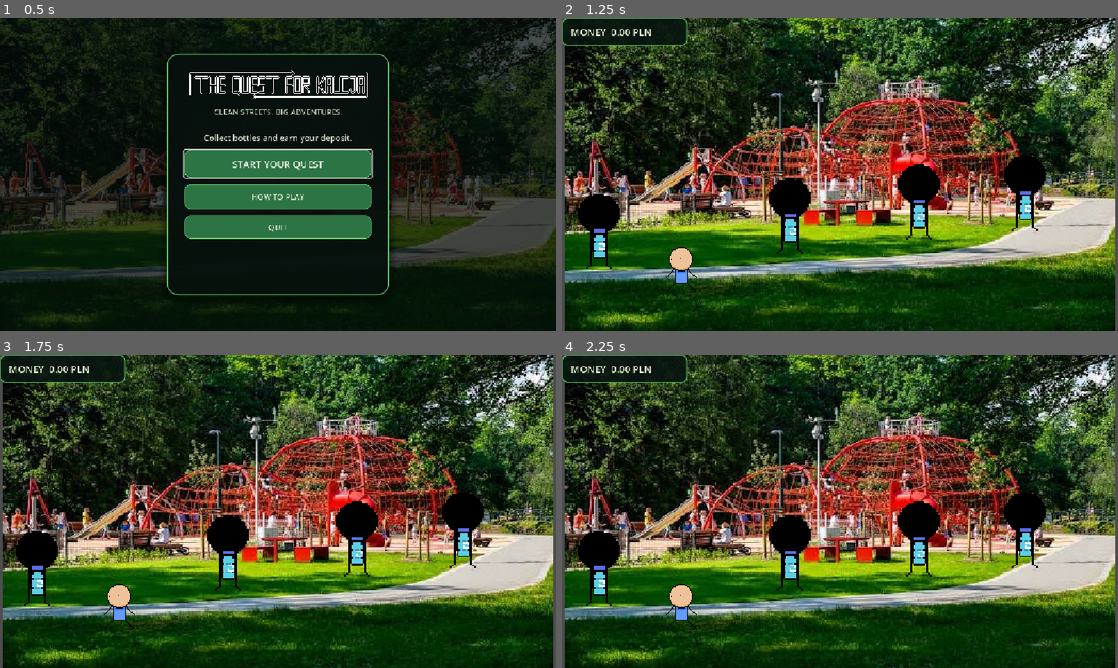
Above: before the commit, frames 1-4 (two rows, left to right).
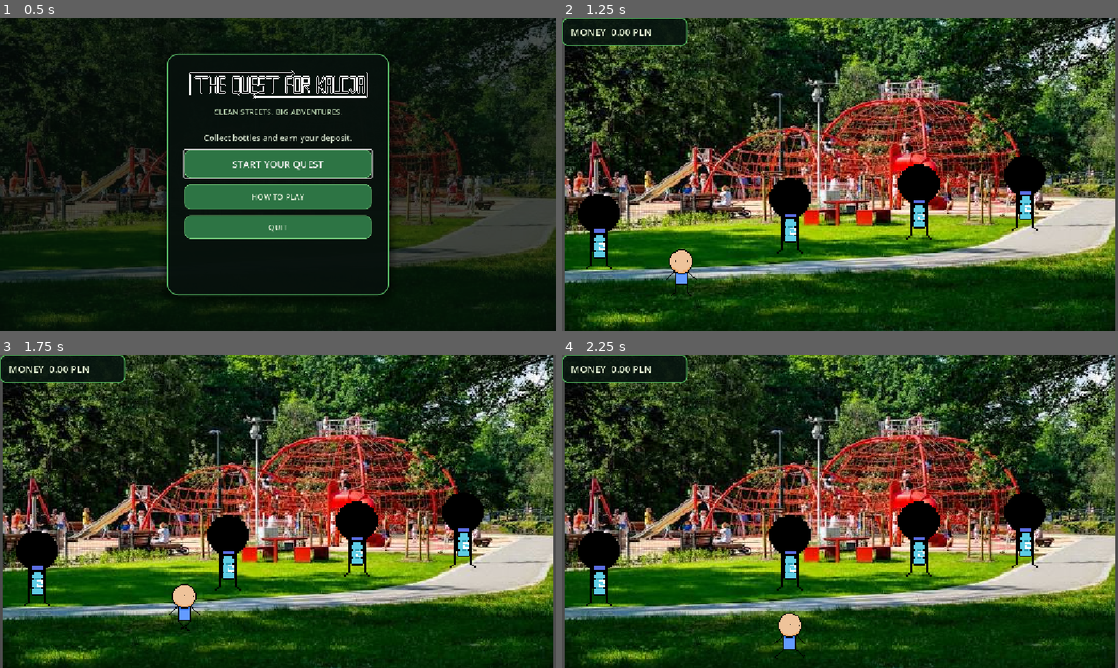
Above: after the commit, the same moments.

Repository: UBGC/quest_for_kaucja
Game: Godot game, scene res://main_menu.tscn
Same seed, same stepped clock (60 frames per second), same inputs: the game is played once before the commit and once after it.
Inputs (mouse positions are in pixels of both pictures, inside the frame that each line leads up to):
- Up to frame 1 (0.5 s): no input
- Up to frame 2 (1.25 s): click "START YOUR QUEST" at 0.5 s
- Up to frame 3 (1.75 s): tap Enter at 1.25 s; move the mouse to (400, 495) at 1.27 s; hold D (Right) from 1.28 s (still down); hold Enter from 1.28 s (still down)
- Up to frame 4 (2.25 s): move the mouse to (728, 527) at 2.02 s; release D (Right) at 2.03 s; release Enter at 2.03 s; hold S (Down) from 2.03 s (still down); tap Ctrl at 2.1 s

Frame 1 is identical in both runs. In frame 2, 0.2% of the frame differs, in the area x 18-25%, y 73-89%; in frame 3, 0.8%, in the area x 18-36%, y 73-89%; in frame 4, 0.8%.
Error before the commit: Parse Error: Could not find type "Bottle" in the current scope. (res://character_body_2d.gd:24)

Commit message:
naprawa crasha

Diff:
--- a/butelkaSpawner.gd
+++ b/butelkaSpawner.gd
@@ -1,6 +1,6 @@
 extends Node2D
 
-var spawnInterval = 4 #czas pomiedzy spawnieniem butelki
+var spawnInterval = 8 #czas pomiedzy spawnieniem butelki
 var bottleScene = preload("res://bootle.tscn")
 
 
--- a/butelki.gd
+++ b/butelki.gd
@@ -4,6 +4,7 @@
 const FLAG_SZKLANA = 1 << 0    # 1 (binarnie: 01)
 const FLAG_KAUCYJNA = 1 << 1  # 2 (binarnie: 10)
 var graczScena = preload("res://player.tscn")
+var value: float = 0.0
 
 var spritesheet: Texture2D = preload("res://BottleSpriteSheet.png")
 
@@ -43,6 +44,7 @@
 ]
 
 func _ready() -> void:
+	value = losuj_butelke()["value"]
 	# Pętla testowa sprawdzająca czy losują się różne indeksy
 	for i in range(10):
 		var wylosowana_butelka = losuj_butelke()
--- a/character_body_2d.gd
+++ b/character_body_2d.gd
@@ -21,6 +21,5 @@
 
 
 func _on_area_2d_area_entered(area: Area2D) -> void:
-	if area is Bottle:
-		global.money += area.value
-		area.queue_free()
+	global.money += area.value
+	area.queue_free()
Binary file added: level4BG.png
Not shown, added: level4BG.png.import
